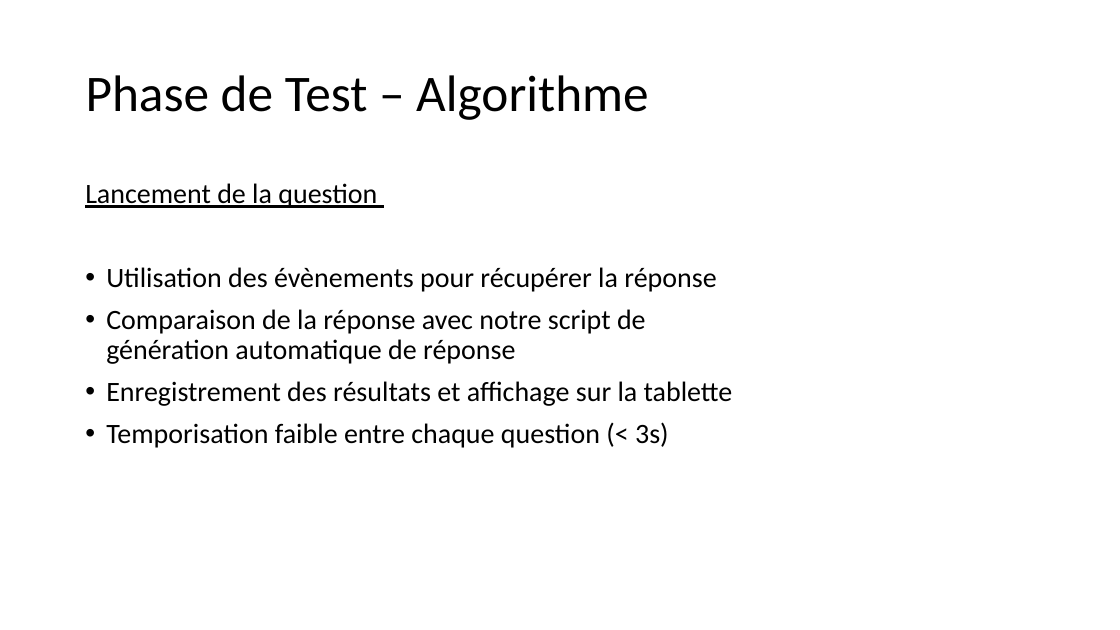
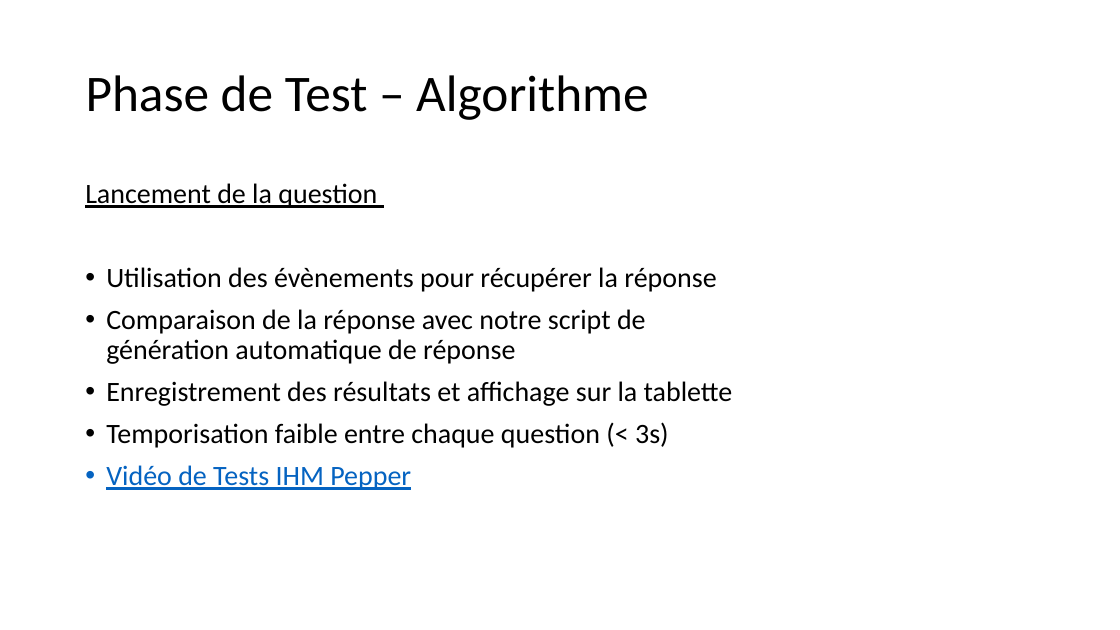
Before and after one commit to PorteAntoine/IHM_PEPPER_CPE2017, a slide deck: slide 16 of Rapport/Diapo_ihm_pepper.pptx. Drawn at 1120x630 pixels with LibreOffice and Linux fonts; fonts in the diff are those of the drawing; background and template pictures are left out. Boxes give left, top, right and bottom in pixels: in the first picture for what was removed or moved away, otherwise in the second. Text is boxed around its words. In the diff, an @@ line names an element or a change of style, - is before the commit and + after.

```diff
--- a/Rapport/Diapo_ihm_pepper.pptx
+++ b/Rapport/Diapo_ihm_pepper.pptx
@@ text at bbox=[106, 465, 411, 490]: paragraph added @@
+• Vidéo de Tests IHM Pepper
```
Also in this commit, not shown: 3 other slides changed, 1 slide removed.
